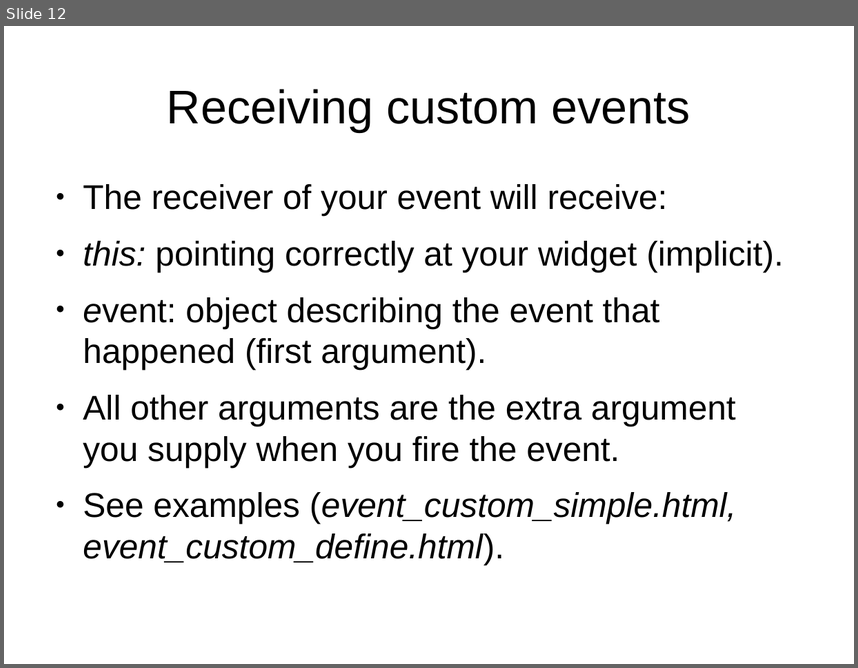
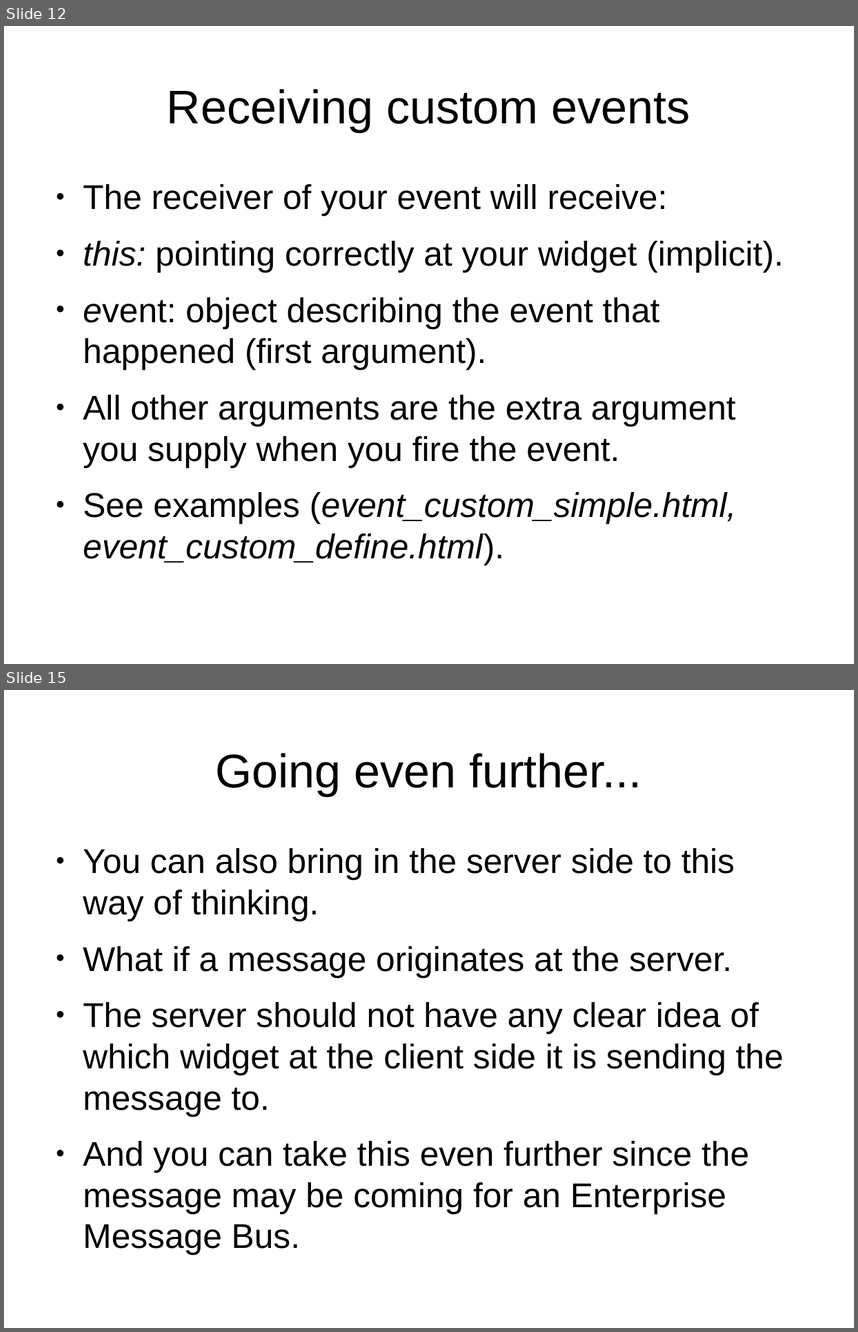
Before and after one commit to veltzer/demos, a slide deck: javascript/extjs/doc/extjs_event_handling.odp. Shown one above the other, each under a label of ours: slide 12 before the commit, slides 12 and 15 after it; the slides between them are not shown. The pictures are 858x668 and 858x1332 pixels, drawn with LibreOffice and Linux fonts; fonts in the diff are those of the drawing. Boxes give left, top, right and bottom in pixels: in the first picture for what was removed or moved away, otherwise in the second. Text is boxed around its words. In the diff, an @@ line names an element or a change of style, - is before the commit and + after.

```diff
--- a/javascript/extjs/doc/extjs_event_handling.odp
+++ b/javascript/extjs/doc/extjs_event_handling.odp
@@ slide 15 added at bbox=[4, 690, 854, 1328], background #FFFFFF @@
@@ title added at bbox=[215, 753, 642, 796], 44 pt, text #000000 @@
+Going even further...
@@ text added at bbox=[83, 848, 784, 1213], 32 pt, text #000000 @@
+● You can also bring in the server side to this way of thinking.
+● What if a message originates at the server.
+● The server should not have any clear idea of which widget at the client side it is sending the message to.
+● And you can take this even further since the message may be coming for an Enterprise Message Bus.
```
Also in this commit, not shown: 3 other slides added, 3 other files.
